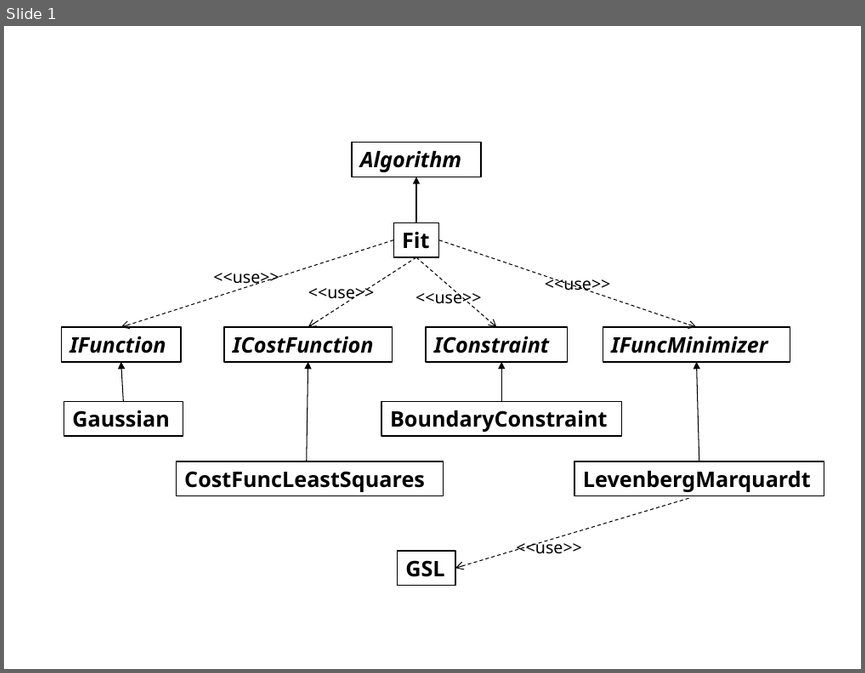
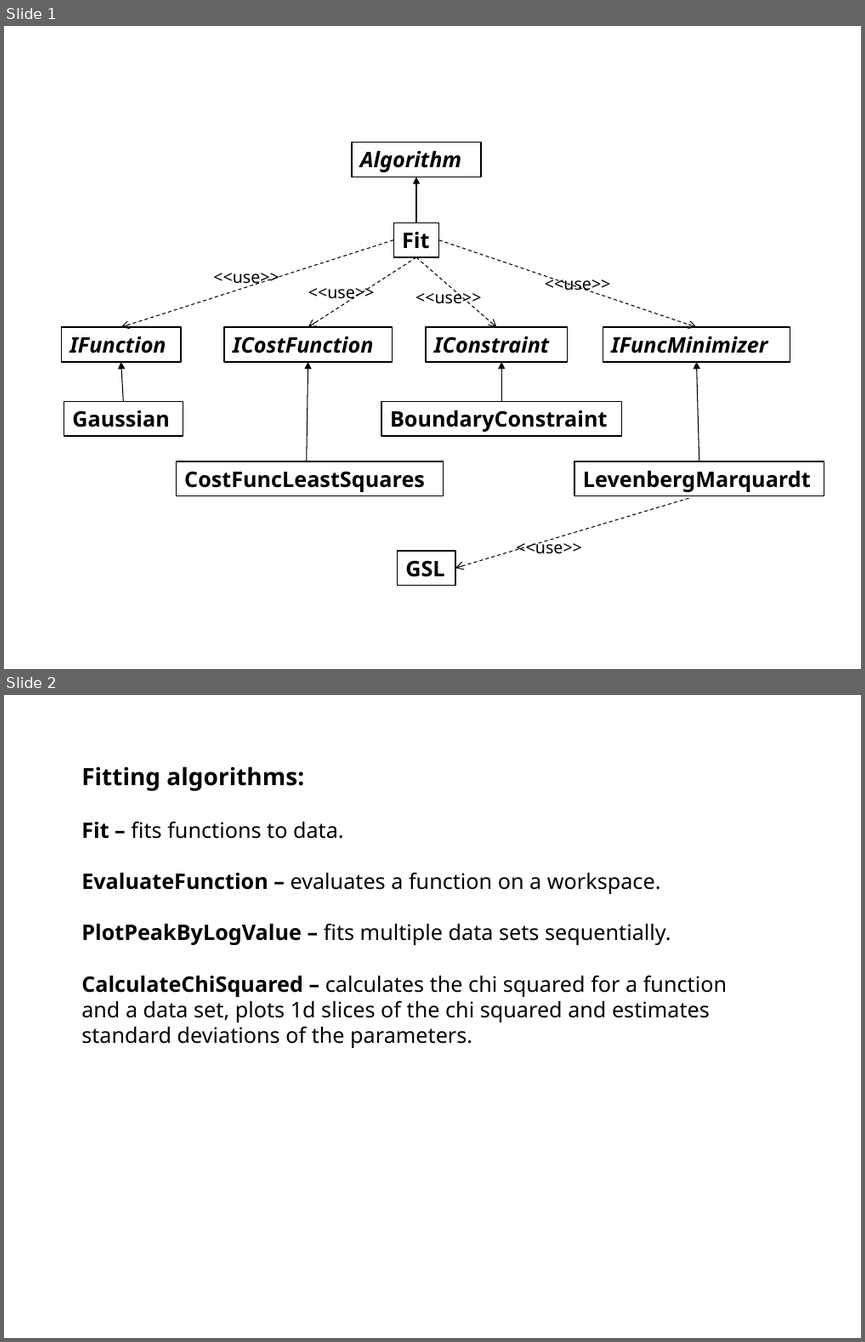
Before and after one commit to mantidproject/documents, a slide deck: Presentations/ISIS SCD Numerical Group/workshop_3Aug2015/Under the bonnet fitting.pptx. Shown one above the other, each under a label of ours: slide 1 before the commit, slides 1 and 2 after it. The pictures are 865x673 and 865x1342 pixels, drawn with LibreOffice and Linux fonts; fonts in the diff are those of the drawing; background and template pictures are left out. Boxes give left, top, right and bottom in pixels: in the first picture for what was removed or moved away, otherwise in the second. Text is boxed around its words. In the diff, an @@ line names an element or a change of style, - is before the commit and + after.

Commit message:
Added a slide on the fitting algorithms.

```diff
--- a/Presentations/ISIS SCD Numerical Group/workshop_3Aug2015/Under the bonnet fitting.pptx
+++ b/Presentations/ISIS SCD Numerical Group/workshop_3Aug2015/Under the bonnet fitting.pptx
@@ slide 2 added at box(4, 695, 861, 1338), background #FFFFFF @@
@@ text added at box(81, 766, 726, 1048), 18 pt, text #000000 @@
+Fitting algorithms:
+Fit – fits functions to data.
+EvaluateFunction – evaluates a function on a workspace.
+PlotPeakByLogValue – fits multiple data sets sequentially.
+CalculateChiSquared – calculates the chi squared for a function
+and a data set, plots 1d slices of the chi squared and estimates
+standard deviations of the parameters.
```
